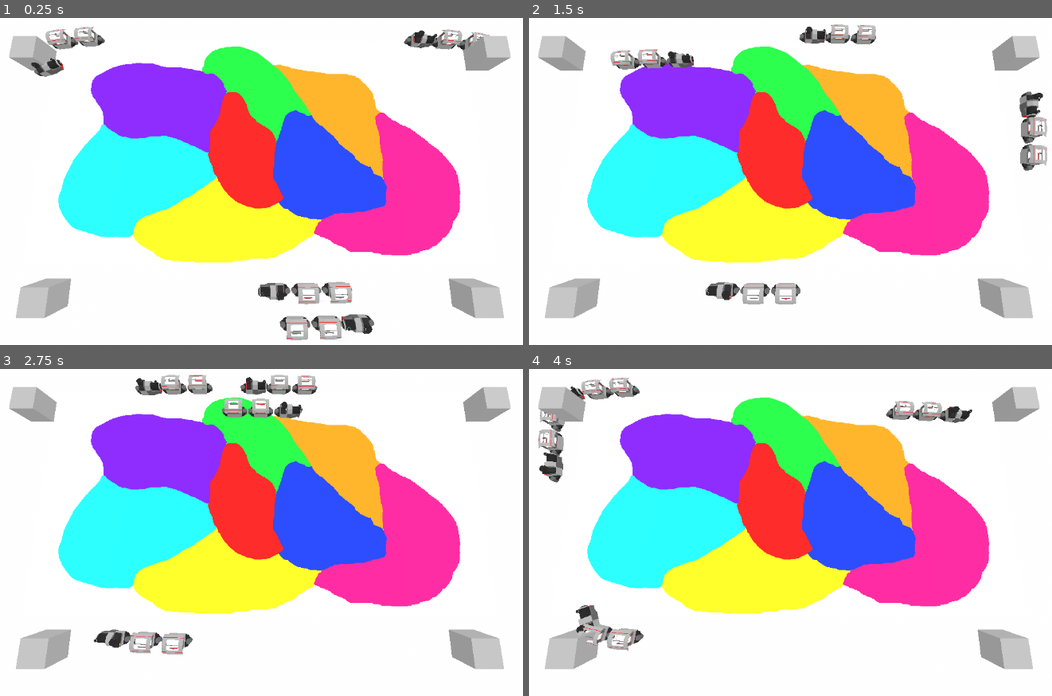
Above: before the commit, frames 1-4 (two rows, left to right).
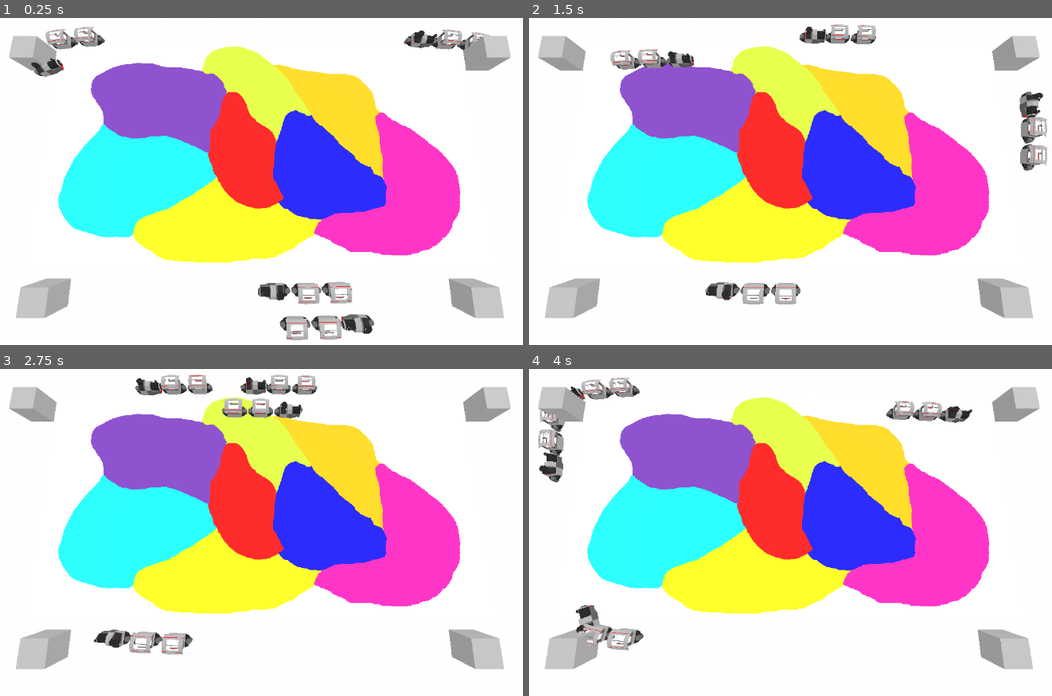
Above: after the commit, the same moments.

Repository: squirrelsoftcompany/LD54
Game: Godot game, scene res://_scenes/main.tscn
Two runs of this game, one before a commit and one after it. Both use one fixed random seed, a clock stepped at 60 frames per second and the inputs below.
Inputs (mouse positions are in pixels of both pictures, inside the frame that each line leads up to):
- Up to frame 1 (0.25 s): no input
- Up to frame 2 (1.5 s): move the mouse to (926, 148) at 0.52 s; move the mouse to (659, 184) at 1.27 s
- Up to frame 3 (2.75 s): move the mouse to (324, 440) at 2.02 s
- Up to frame 4 (4 s): move the mouse to (759, 588) at 2.77 s; move the mouse to (978, 571) at 3.52 s

The runs differ from the first frame. In frame 1, 22% of the frame differs, in the area x 17-88%, y 8-73%; in frame 2, 22%; in frame 3, 21%; in frame 4, 22%.

Commit message:
improved map

Diff:
--- a/_scenes/nodes/map_borders.tscn
+++ b/_scenes/nodes/map_borders.tscn
@@ -6,8 +6,8 @@
 [sub_resource type="ShaderMaterial" id="ShaderMaterial_30i4w"]
 render_priority = 0
 shader = ExtResource("1_4dsf4")
-shader_parameter/day_night = true
-shader_parameter/border = 56.104
+shader_parameter/day_night = false
+shader_parameter/border = 100.0
 shader_parameter/quality = 7
 shader_parameter/map = ExtResource("2_mjufe")
 
--- a/models/borders.tres
+++ b/models/borders.tres
@@ -133,7 +133,7 @@
 
 }
 "
-graph_offset = Vector2(-561.474, -4.71484)
+graph_offset = Vector2(-855.81, 197.083)
 nodes/fragment/2/node = SubResource("VisualShaderNodeTexture2DParameter_7wses")
 nodes/fragment/2/position = Vector2(-1420, 0)
 nodes/fragment/4/node = SubResource("VisualShaderNodeExpression_hy8oc")
@@ -178,4 +178,4 @@
 nodes/fragment/9/position = Vector2(120, 180)
 nodes/fragment/10/node = SubResource("VisualShaderNodeBooleanParameter_myxar")
 nodes/fragment/10/position = Vector2(-455.359, 76.4837)
-nodes/fragment/connections = PackedInt32Array(2, 0, 4, 0, 5, 0, 4, 1, 6, 0, 4, 2, 6, 0, 7, 1, 4, 1, 7, 0, 7, 0, 8, 0, 9, 0, 0, 0, 8, 0, 9, 2, 4, 0, 9, 1, 10, 0, 9, 0)
+nodes/fragment/connections = PackedInt32Array(2, 0, 4, 0, 5, 0, 4, 1, 6, 0, 4, 2, 6, 0, 7, 1, 4, 1, 7, 0, 9, 0, 0, 0, 4, 0, 9, 1, 10, 0, 9, 0, 8, 0, 9, 2, 7, 0, 8, 0)
Binary file changed: models/map.png
